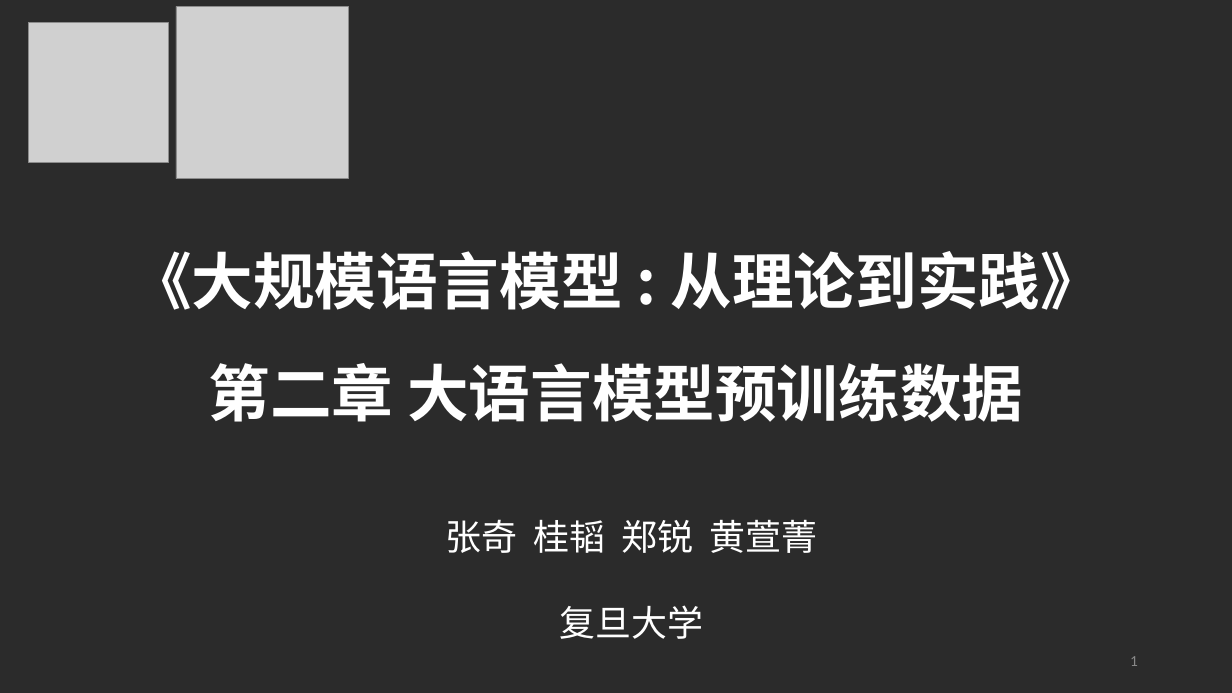
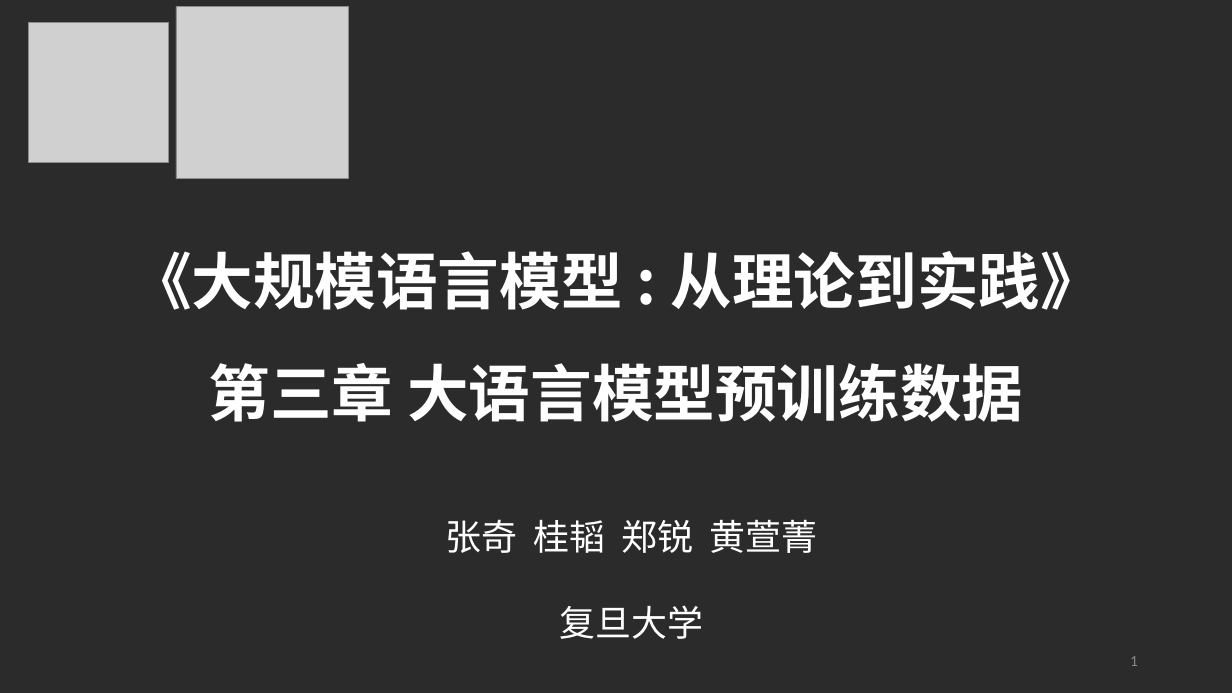
Before and after one commit to intro-llm/intro-llm.github.io, a slide deck: slide 1 of slides/ch3.pptx. Drawn at 1232x693 pixels with LibreOffice and Linux fonts; fonts in the diff are those of the drawing; grey boxes stand for pictures; background and template pictures are left out; a plain dark background stands for a picture behind light text. Boxes give left, top, right and bottom in pixels: in the first picture for what was removed or moved away, otherwise in the second. Text is boxed around its words. In the diff, an @@ line names an element or a change of style, - is before the commit and + after.

```diff
--- a/slides/ch3.pptx
+++ b/slides/ch3.pptx
@@ text at (209,363,1023,422): text changed @@
-第二章 大语言模型预训练数据
+第三章 大语言模型预训练数据
```
Also in this commit, not shown: 6 other slides changed, 1 other file.
